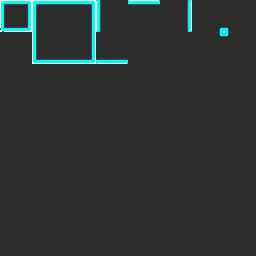
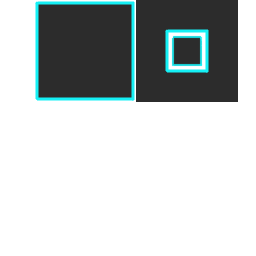
Two versions of the same layered image (256 × 256). Layer-by-layer changes:
removed layer "Layer #1" over [96, 0, 229, 37]
removed layer "Layer" over [0, 0, 173, 64]
removed layer "bg" over [0, 0, 256, 256]
added layer "fg" above "bg #1" over [35, 1, 209, 101]
added layer "bg #1" over [37, 0, 229, 102]
